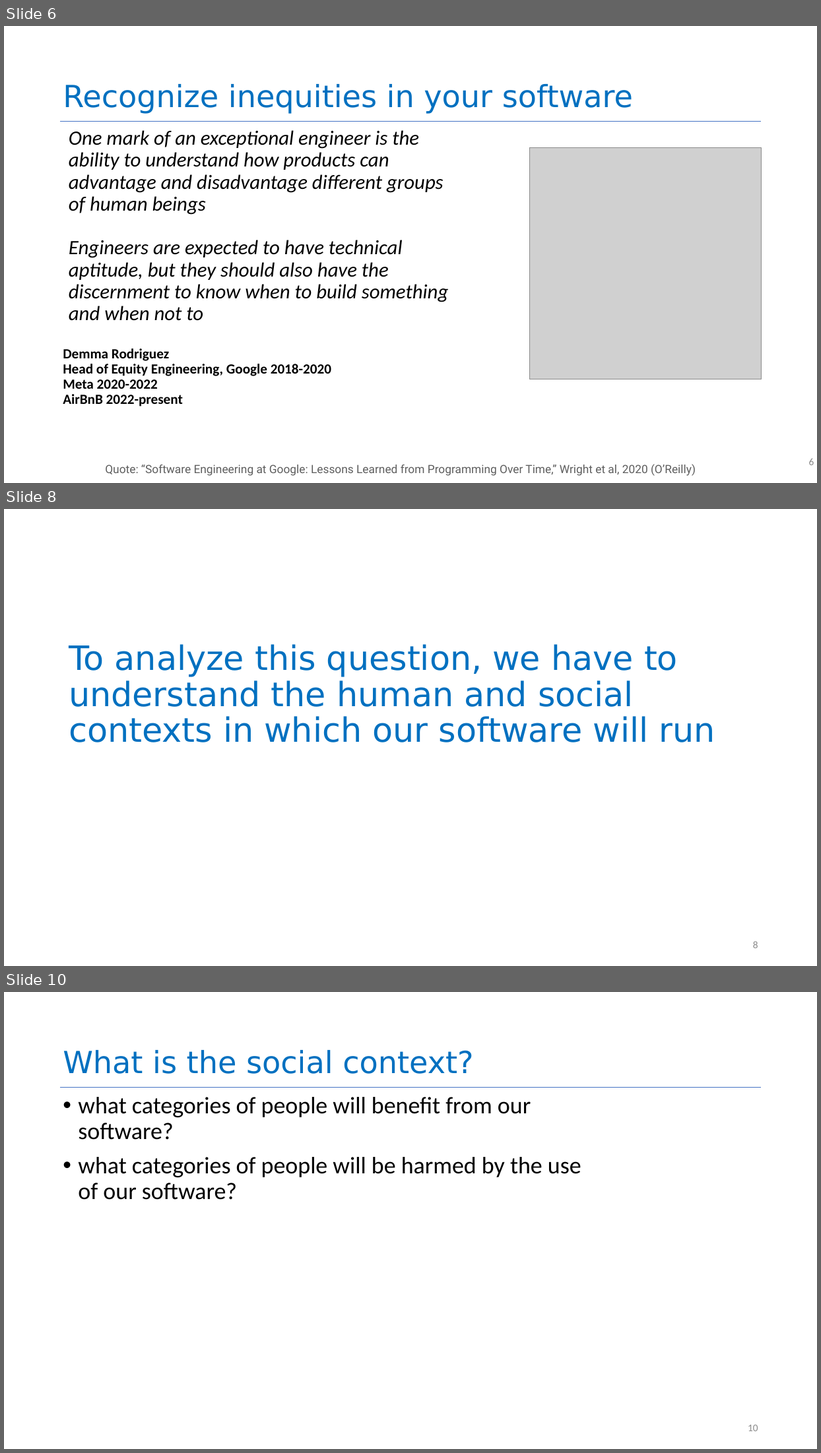
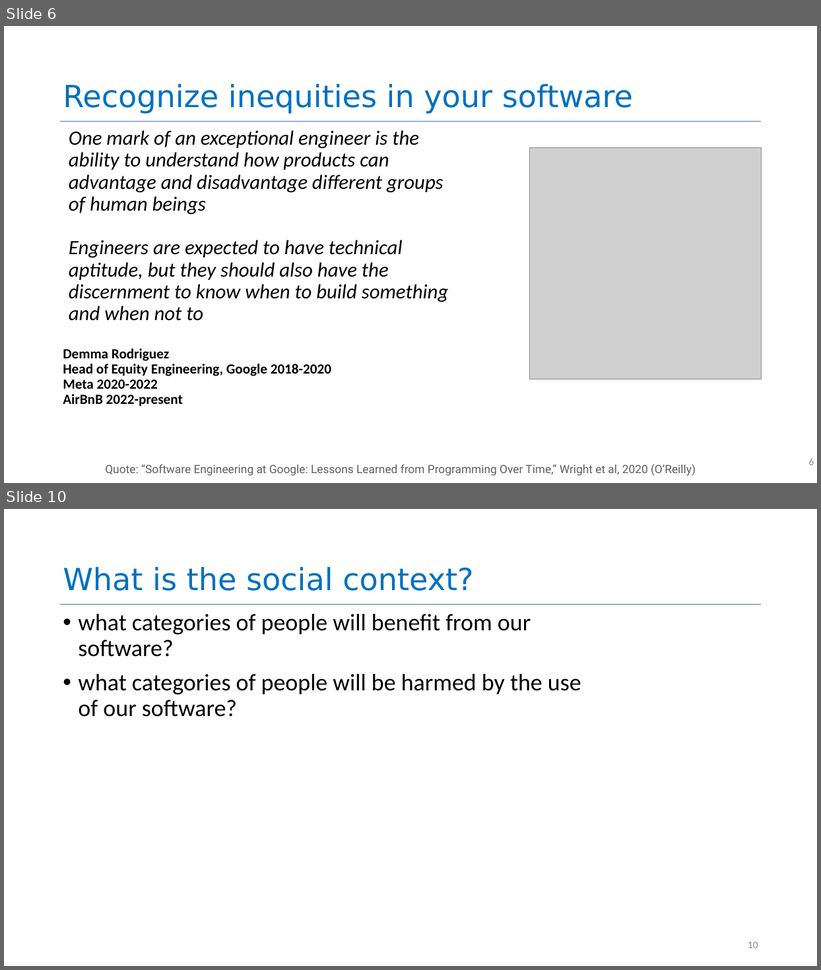
Before and after one commit to neu-se/CS4530-Fall-2025, a slide deck: Slides/Module 16A Engineering Ethical Software.pptx. Shown one above the other, each under a label of ours: slides 6, 8 and 10 before the commit, slides 6 and 10 after it; the slides between them are not shown. The pictures are 821x1453 and 821x970 pixels, drawn with LibreOffice and Linux fonts; fonts in the diff are those of the drawing; grey boxes stand for pictures. Boxes give left, top, right and bottom in pixels: in the first picture for what was removed or moved away, otherwise in the second. Text is boxed around its words. In the diff, an @@ line names an element or a change of style, - is before the commit and + after.

```diff
--- a/Slides/Module 16A Engineering Ethical Software.pptx
+++ b/Slides/Module 16A Engineering Ethical Software.pptx
@@ slide 8 removed at (4, 509, 817, 966), background #FFFFFF @@
@@ title removed at (69, 644, 715, 743) @@
-To analyze this question, we have to understand the human and social contexts in which our software will run
@@ page number removed at (753, 941, 758, 949) @@
-8
```
Also in this commit, not shown: 2 slides changed, 7 slides added, 9 other slides removed, 1 other file.
